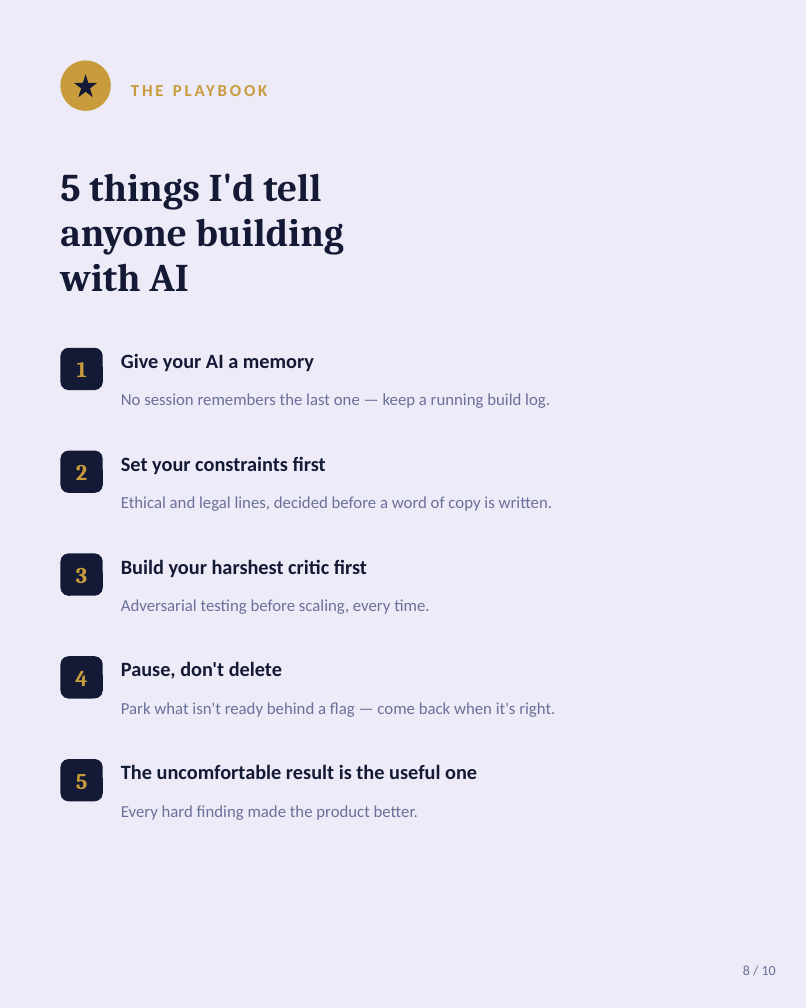
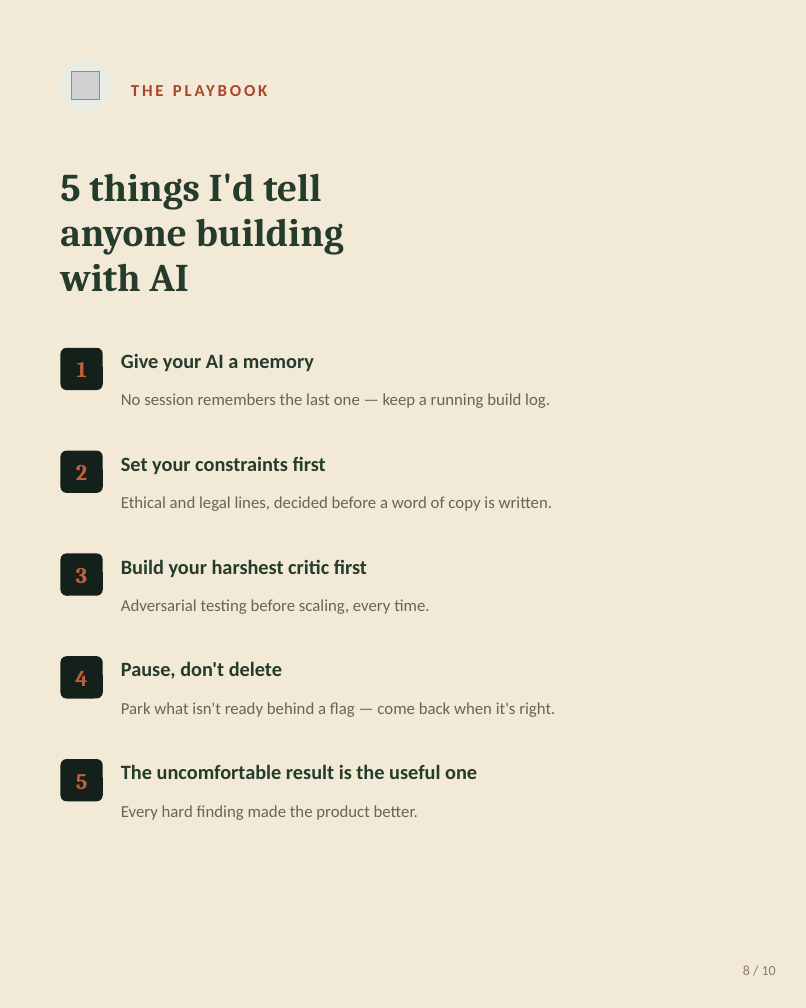
Before and after one commit to vedicastro-alt/AstroEducation, a slide deck: slide 8 of linkedin-carousel.pptx. Drawn at 806x1008 pixels with LibreOffice and Linux fonts; fonts in the diff are those of the drawing; grey boxes stand for pictures. Boxes give left, top, right and bottom in pixels: in the first picture for what was removed or moved away, otherwise in the second. Text is boxed around its words. In the diff, an @@ line names an element or a change of style, - is before the commit and + after.

```diff
--- a/linkedin-carousel.pptx
+++ b/linkedin-carousel.pptx
@@ background #EDEBF8 to #F2EAD6 @@
@@ ellipse at (60,60,111,111): fill #C89B3C to #E7ECE5 @@
@@ picture added at (72,72,100,100) @@
@@ star removed at (74,74,97,97) @@
@@ text "THE PLAYBOOK" at (131,73,675,108): text colour #C89B3C to #A8452A @@
@@ text colour #C89B3C to #C25F3D in 5 elements at (77,362,87,377), (76,465,87,480), (76,568,87,583), (75,671,87,686), (76,774,88,789) @@
@@ fill #141A35 to #14201A; proportions changed in 5 elements at (60,348,103,390), (60,450,103,493), (60,553,103,595), (60,656,103,698), (60,759,103,801) @@
@@ text colour #141A35 to #253B2C in 6 elements at (60,173,344,291), (121,354,314,371), (121,456,326,474), (121,559,367,577), (121,661,282,679), (121,764,477,779) @@
@@ text colour #6B7099 to #6B6354 in 5 elements at (121,393,550,408), (121,496,552,511), (121,599,429,614), (121,702,555,717), (121,805,418,820) @@
@@ text "8 / 10" at (743,965,776,975): text colour #6B7099 to #8A7C6C @@
```
Also in this commit, not shown: 9 other slides changed, 1 other file.
